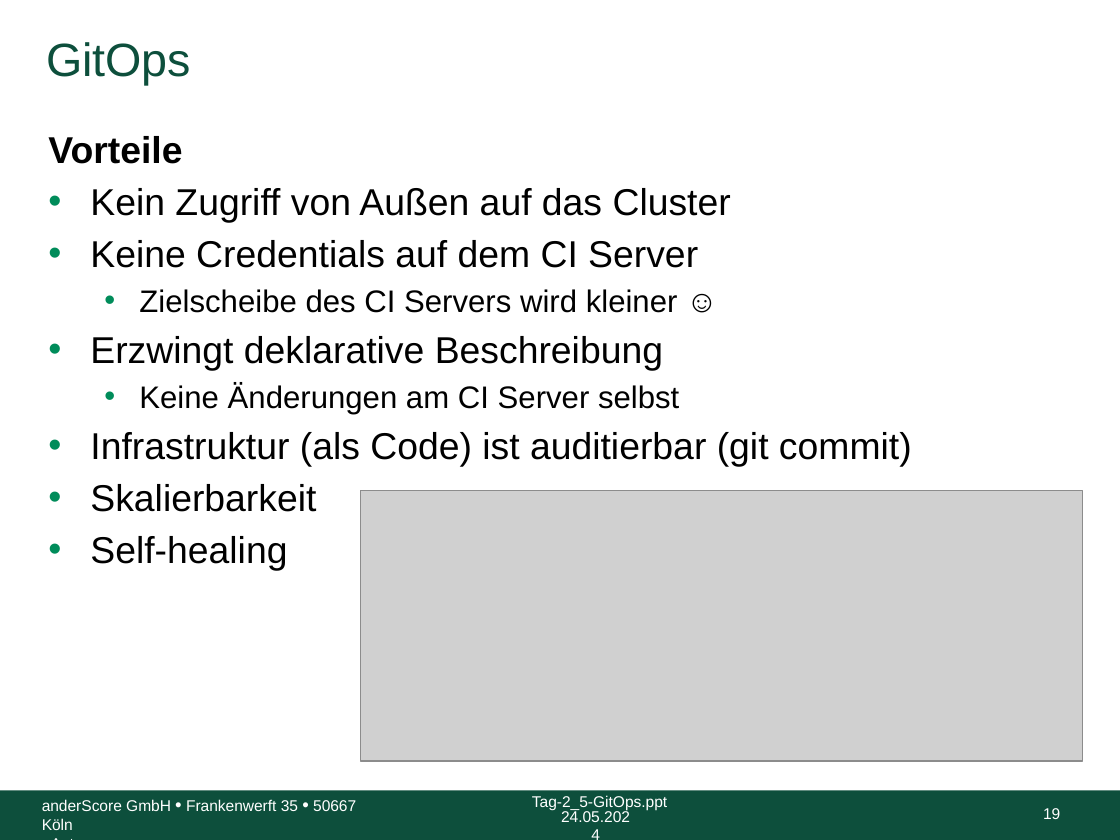
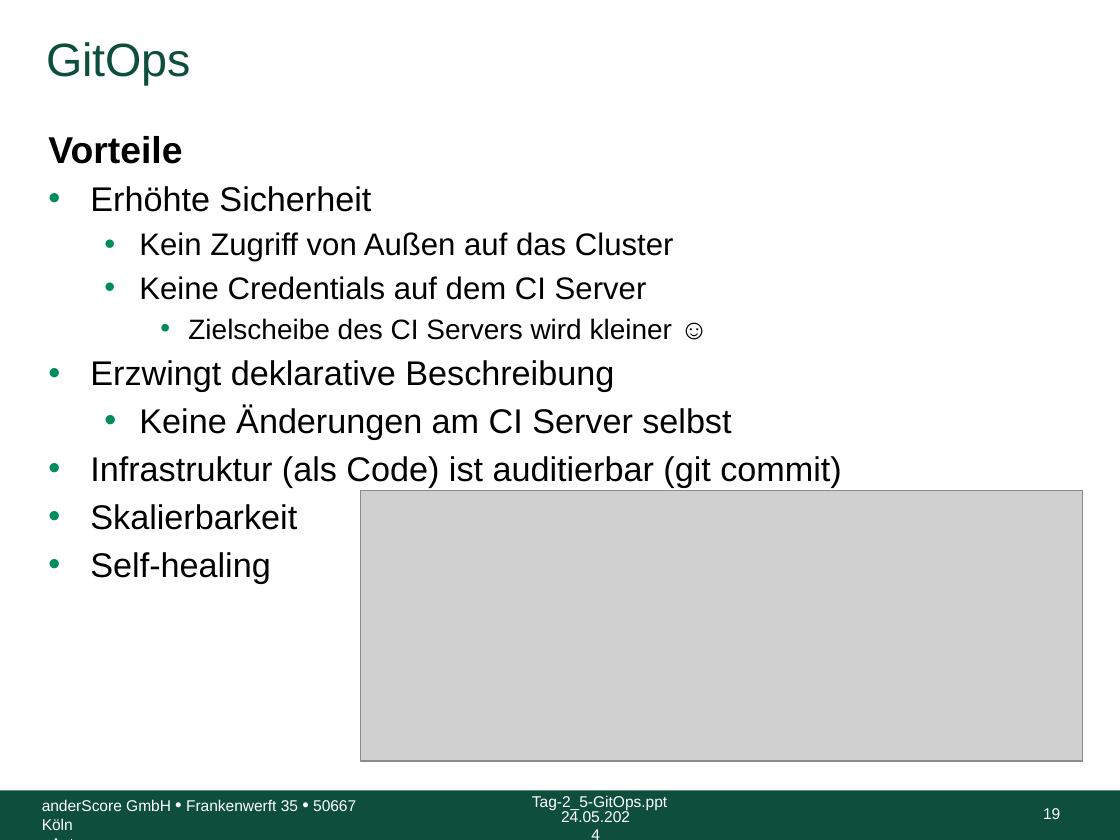
Before and after one commit to anderscore-gmbh/gitlab, a slide deck: slide 19 of slides/Tag-2_5-GitOps.pptx. Drawn at 1120x840 pixels with LibreOffice and Linux fonts; fonts in the diff are those of the drawing; grey boxes stand for pictures; background and template pictures are left out. Boxes give left, top, right and bottom in pixels: in the first picture for what was removed or moved away, otherwise in the second. Text is boxed around its words. In the diff, an @@ line names an element or a change of style, - is before the commit and + after.

Commit message:
Tag-2_5: Best Practises, Staging, Lokale Entwicklung, (erweiterte) Rolle des CI Servers, Vor- und Nachteile, Herausforderungen und zusätzlichen Kleinkram hinzugefügt.

```diff
--- a/slides/Tag-2_5-GitOps.pptx
+++ b/slides/Tag-2_5-GitOps.pptx
@@ text at (x1=90, y1=186, x2=371, y2=212): paragraph added @@
+• Erhöhte Sicherheit
@@ text at (x1=90, y1=232, x2=841, y2=583): size 24 to 20 pt in "Kein Zugriff von Außen auf das Cluster", "Keine Credentials auf dem CI Server"; size 20 to 18 pt in "Zielscheibe des CI Servers wird kleiner ☺"; size 24 to 22 pt in "Erzwingt deklarative Beschreibung", "Infrastruktur (als Code) ist auditierbar (git commit)", "Skalierbarkeit", "Self-healing"; size 20 to 22 pt in "Keine Änderungen am CI Server selbst"; list level 1 to 2 in "Kein Zugriff von Außen auf ..."; list level 1 to 2 in "Keine Credentials auf dem CI ..."; list level 2 to 3 in "Zielscheibe des CI Servers wird ..." @@
```
Also in this commit, not shown: 5 other slides changed, 11 slides added, 1 slide removed, 3 other files.
